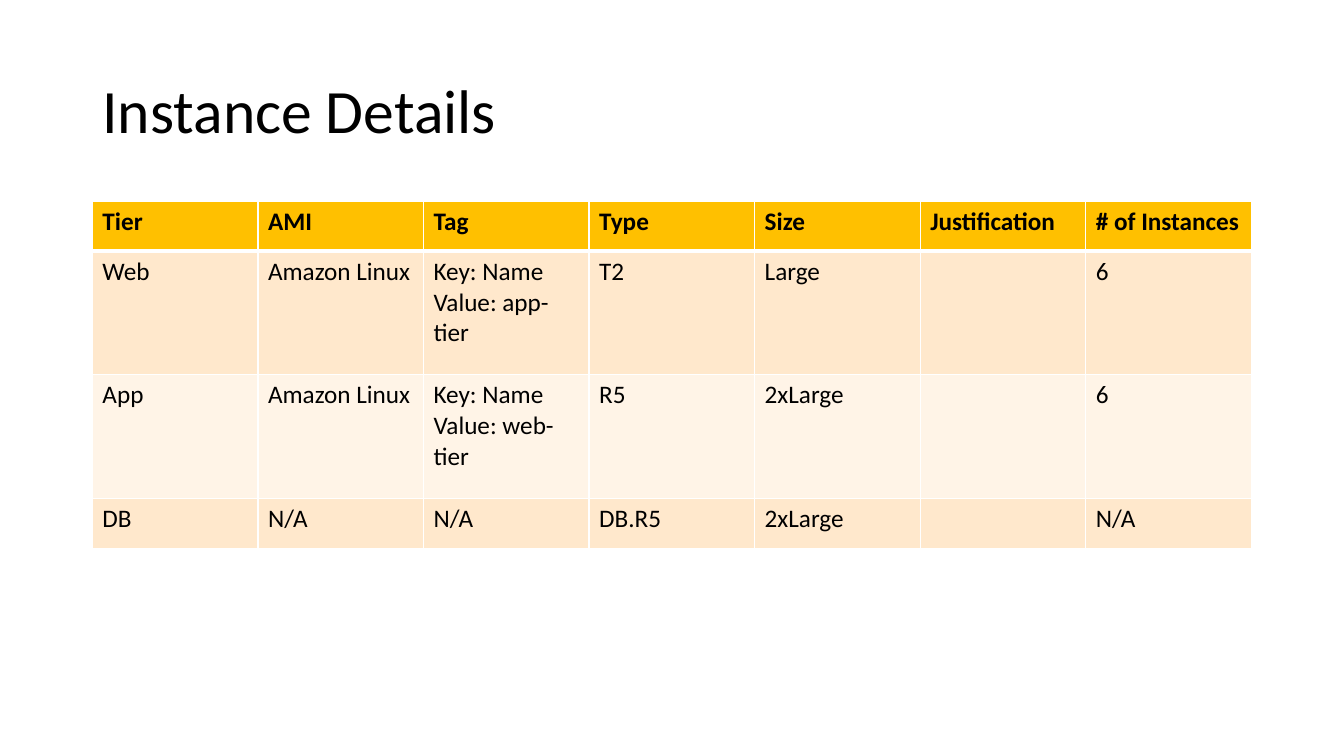
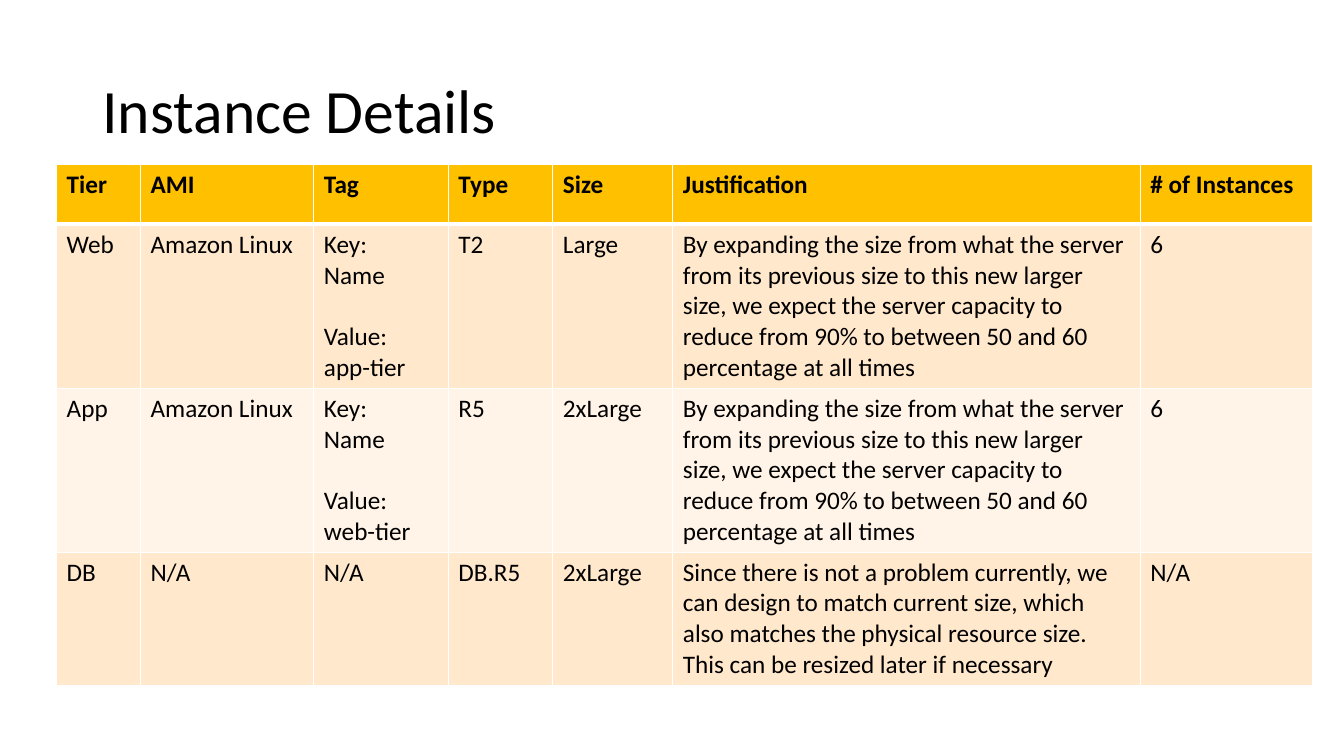
Before and after one commit to WilliamCareySemiColon/college_y3, a slide deck: slide 5 of Cloud_Computing/Labs/Assignment/part 2/Cloud-Computing-Assignment-2.pptx. Drawn at 1344x756 pixels with LibreOffice and Linux fonts; fonts in the diff are those of the drawing. Boxes give left, top, right and bottom in pixels: in the first picture for what was removed or moved away, otherwise in the second. Text is boxed around its words. In the diff, an @@ line names an element or a change of style, - is before the commit and + after.

```diff
--- a/Cloud_Computing/Labs/Assignment/part 2/Cloud-Computing-Assignment-2.pptx
+++ b/Cloud_Computing/Labs/Assignment/part 2/Cloud-Computing-Assignment-2.pptx
@@ table at (56,164,1312,681) @@
-row 2, column 3: Key: Name Value: app-tier
+row 2, column 3: Key: / Name / Value: app-tier
-row 2, column 6: 
+row 2, column 6: By expanding the size from what the server from its previous size to this new larger size, we expect the server capacity to reduce from 90% to between 50 and 60 percentage at all times
-row 3, column 3: Key: Name Value: web-tier
+row 3, column 3: Key: / Name / Value: web-tier
-row 3, column 6: 
+row 3, column 6: By expanding the size from what the server from its previous size to this new larger size, we expect the server capacity to reduce from 90% to between 50 and 60 percentage at all times
-row 4, column 6: 
+row 4, column 6: Since there is not a problem currently, we can design to match current size, which also matches the physical resource size. This can be resized later if necessary
@@ table: place and size @@
-table at (93,202,1250,549)
+table at (56,164,1312,681)
```
Also in this commit, not shown: 9 other slides changed, 1 slide removed, 1 other file.
